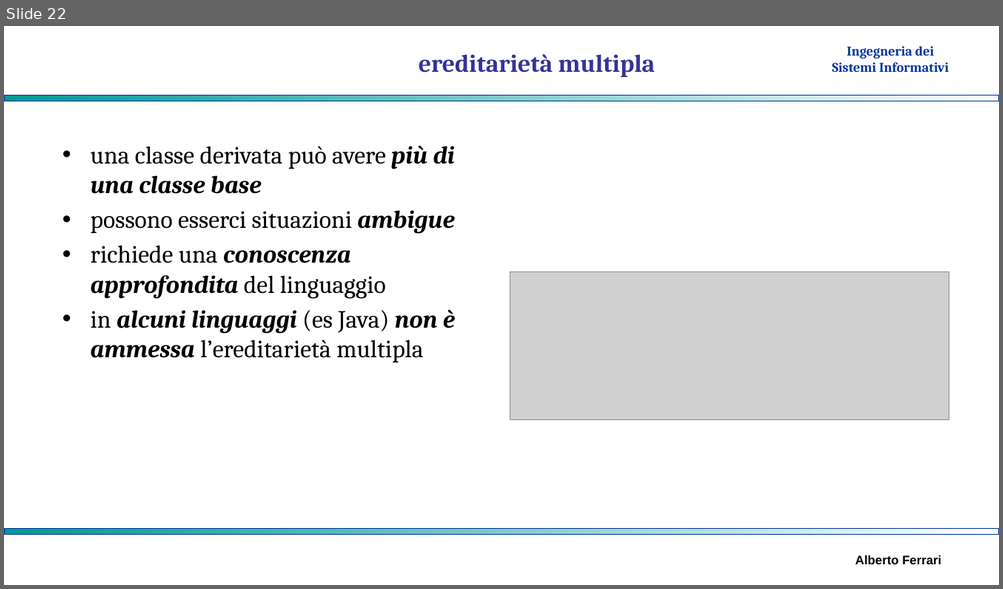
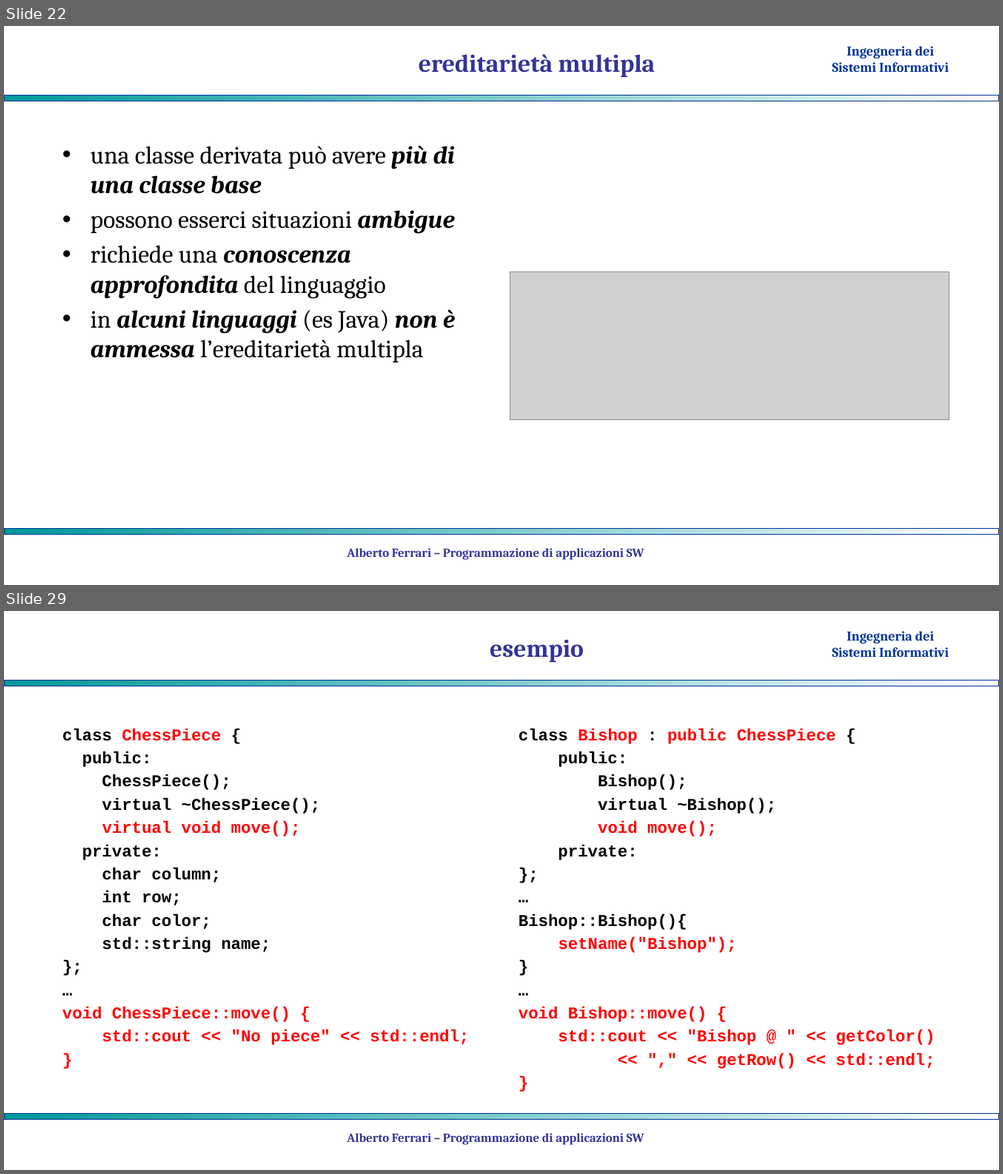
Before and after one commit to albertoferrari/pasw, a slide deck: lezioni/PASW05 - ereditarietà.pptx. Shown one above the other, each under a label of ours: slide 22 before the commit, slides 22 and 29 after it; the slides between them are not shown. The pictures are 1003x589 and 1003x1174 pixels, drawn with LibreOffice and Linux fonts; fonts in the diff are those of the drawing; grey boxes stand for pictures; background and template pictures are left out. Boxes give left, top, right and bottom in pixels: in the first picture for what was removed or moved away, otherwise in the second. Text is boxed around its words. In the diff, an @@ line names an element or a change of style, - is before the commit and + after.

```diff
--- a/lezioni/PASW05 - ereditarietà.pptx
+++ b/lezioni/PASW05 - ereditarietà.pptx
@@ slide 29 added at [4, 611, 999, 1170], background #FFFFFF; not listed: 3 template elements that a slide beside it also shows @@
@@ title added at [489, 639, 583, 662], 24 pt, text #333399, bold @@
+esempio
@@ text added at [62, 729, 469, 1045], 16 pt, text #000000, bold @@
+class ChessPiece {
+public:
+ChessPiece();
+virtual ~ChessPiece();
+virtual void move();
+private:
+char column;
+int row;
+char color;
+std::string name;
+};
+…
+void ChessPiece::move() {
+std::cout << "No piece" << std::endl;
+}
@@ text added at [518, 729, 935, 1069], 16 pt, text #FF0000, bold @@
+class Bishop : public ChessPiece {
+public:
+Bishop();
+virtual ~Bishop();
+void move();
+private:
+};
+…
+Bishop::Bishop(){
+setName("Bishop");
+}
+…
+void Bishop::move() {
+std::cout << "Bishop @ " << getColor()
+<< "," << getRow() << std::endl;
+}
@@ text added at [347, 1133, 644, 1145], 12 pt, text #333399, bold @@
+Alberto Ferrari – Programmazione di applicazioni SW
@@ slide 22 changed as well @@
@@ text added at [347, 548, 644, 560], 12 pt, text #333399, bold @@
+Alberto Ferrari – Programmazione di applicazioni SW
@@ text removed at [855, 556, 941, 565] @@
-Alberto Ferrari
```
Also in this commit, not shown: 15 other slides changed, 15 other slides added, 5 slides removed, 1 other file.
